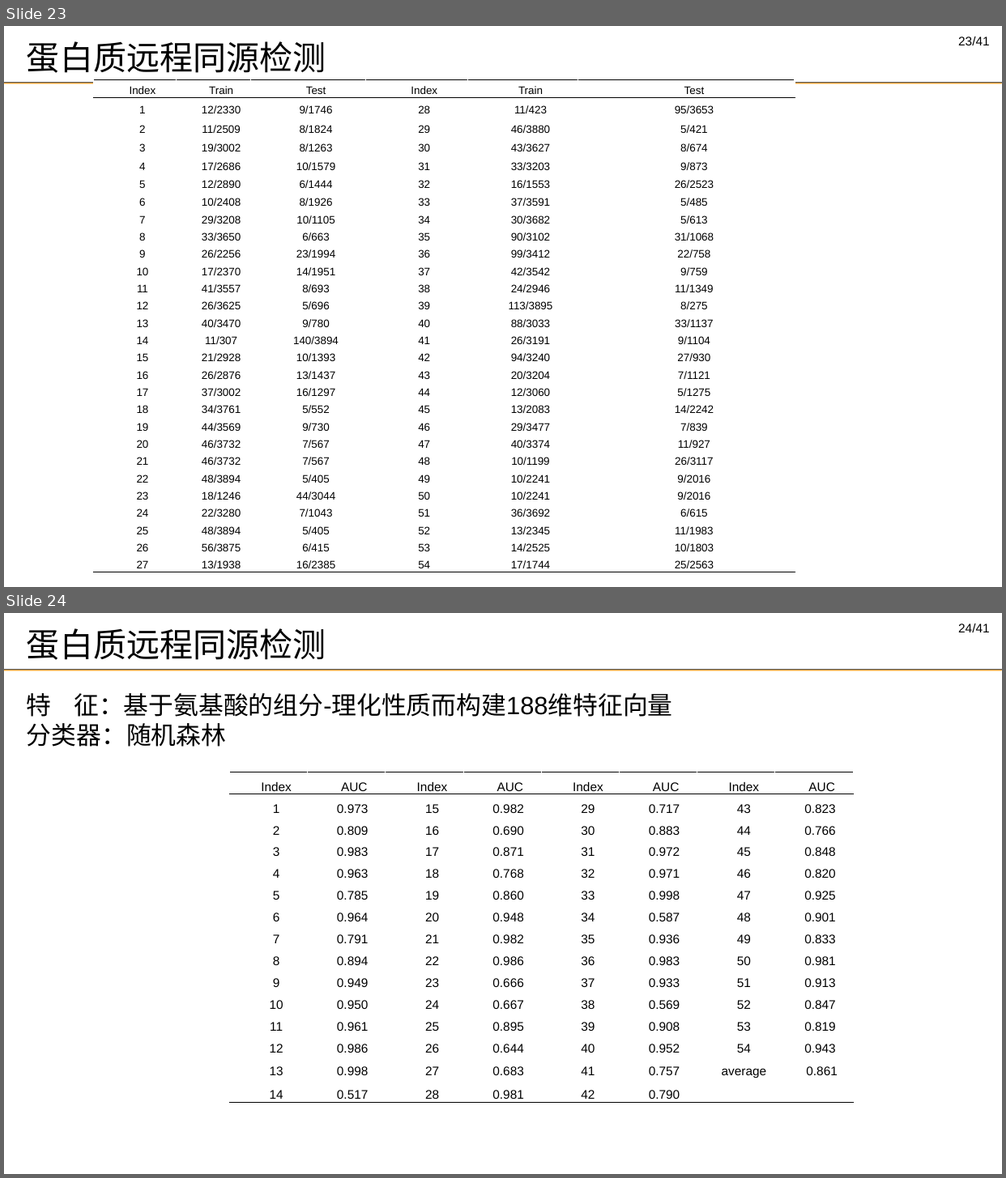
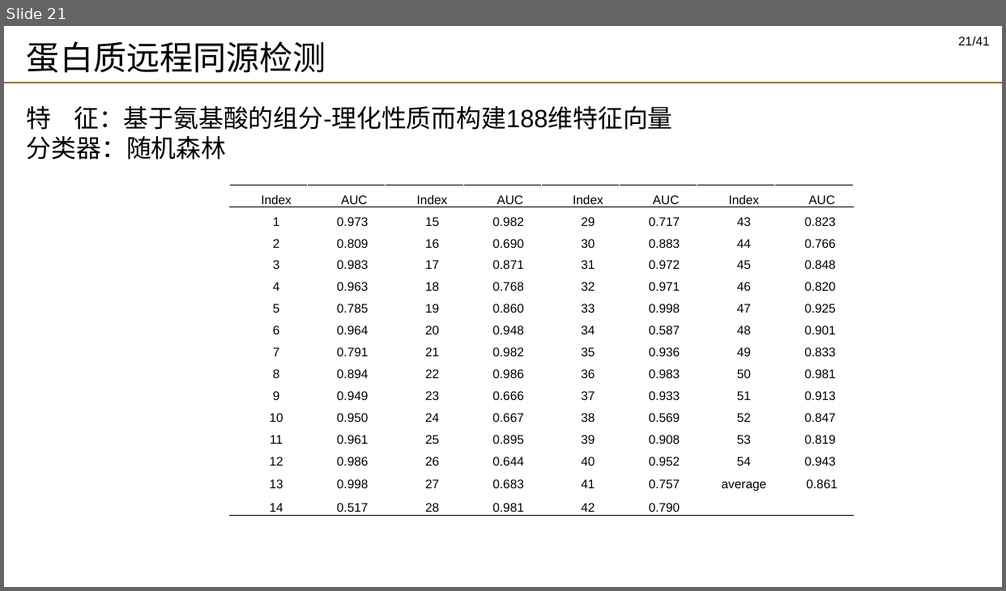
Before and after one commit to DMRookie/finaldesign, a slide deck: 答辩_谢思发_2.pptx. Shown one above the other, each under a label of ours: slides 23 and 24 before the commit, slide 21 after it. The pictures are 1006x1178 and 1006x591 pixels, drawn with LibreOffice and Linux fonts; fonts in the diff are those of the drawing; background and template pictures are left out. Boxes give left, top, right and bottom in pixels: in the first picture for what was removed or moved away, otherwise in the second. Text is boxed around its words. In the diff, an @@ line names an element or a change of style, - is before the commit and + after.

```diff
--- a/答辩_谢思发_2.pptx
+++ b/答辩_谢思发_2.pptx
@@ slide 23 removed at [4,26,1002,587], background picture (left out); not listed: 3 template elements that a slide beside it also shows @@
@@ title removed at [27,41,326,73] @@
-蛋白质远程同源检测
@@ table removed at [93,80,795,574], 28 rows, 6 columns @@
-Index | Train | Test | Index | Train | Test
-1 | 12/2330 | 9/1746 | 28 | 11/423 | 95/3653
-2 | 11/2509 | 8/1824 | 29 | 46/3880 | 5/421
-3 | 19/3002 | 8/1263 | 30 | 43/3627 | 8/674
-4 | 17/2686 | 10/1579 | 31 | 33/3203 | 9/873
-5 | 12/2890 | 6/1444 | 32 | 16/1553 | 26/2523
-6 | 10/2408 | 8/1926 | 33 | 37/3591 | 5/485
-7 | 29/3208 | 10/1105 | 34 | 30/3682 | 5/613
-8 | 33/3650 | 6/663 | 35 | 90/3102 | 31/1068
-9 | 26/2256 | 23/1994 | 36 | 99/3412 | 22/758
-10 | 17/2370 | 14/1951 | 37 | 42/3542 | 9/759
-11 | 41/3557 | 8/693 | 38 | 24/2946 | 11/1349
-12 | 26/3625 | 5/696 | 39 | 113/3895 | 8/275
-13 | 40/3470 | 9/780 | 40 | 88/3033 | 33/1137
-14 | 11/307 | 140/3894 | 41 | 26/3191 | 9/1104
-15 | 21/2928 | 10/1393 | 42 | 94/3240 | 27/930
-16 | 26/2876 | 13/1437 | 43 | 20/3204 | 7/1121
-17 | 37/3002 | 16/1297 | 44 | 12/3060 | 5/1275
-18 | 34/3761 | 5/552 | 45 | 13/2083 | 14/2242
-19 | 44/3569 | 9/730 | 46 | 29/3477 | 7/839
-20 | 46/3732 | 7/567 | 47 | 40/3374 | 11/927
-21 | 46/3732 | 7/567 | 48 | 10/1199 | 26/3117
-22 | 48/3894 | 5/405 | 49 | 10/2241 | 9/2016
-23 | 18/1246 | 44/3044 | 50 | 10/2241 | 9/2016
-24 | 22/3280 | 7/1043 | 51 | 36/3692 | 6/615
-25 | 48/3894 | 5/405 | 52 | 13/2345 | 11/1983
-26 | 56/3875 | 6/415 | 53 | 14/2525 | 10/1803
-27 | 13/1938 | 16/2385 | 54 | 17/1744 | 25/2563
@@ what was slide 24 is now slide 21 @@
@@ page number at [958,37,989,45]: text changed @@
-24/41
+21/41
```
Also in this commit, not shown: 5 slides changed, 3 other slides removed.
